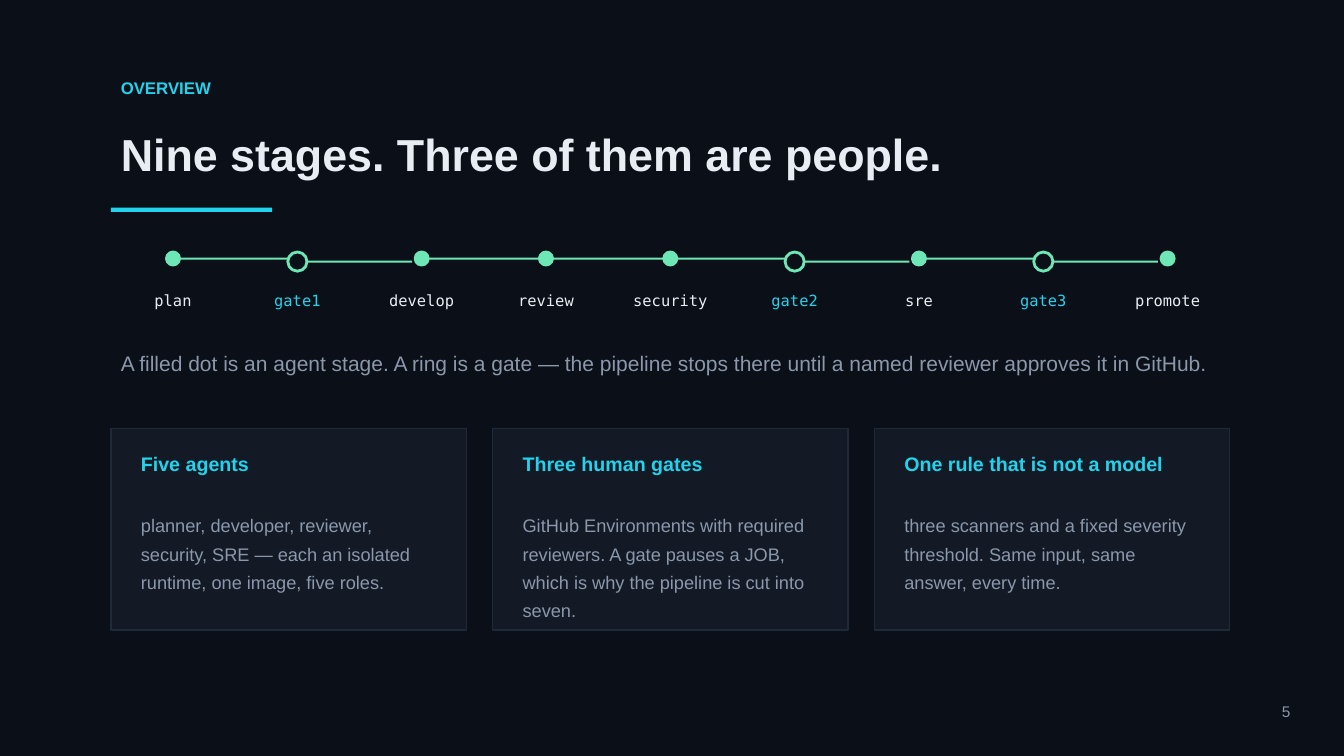
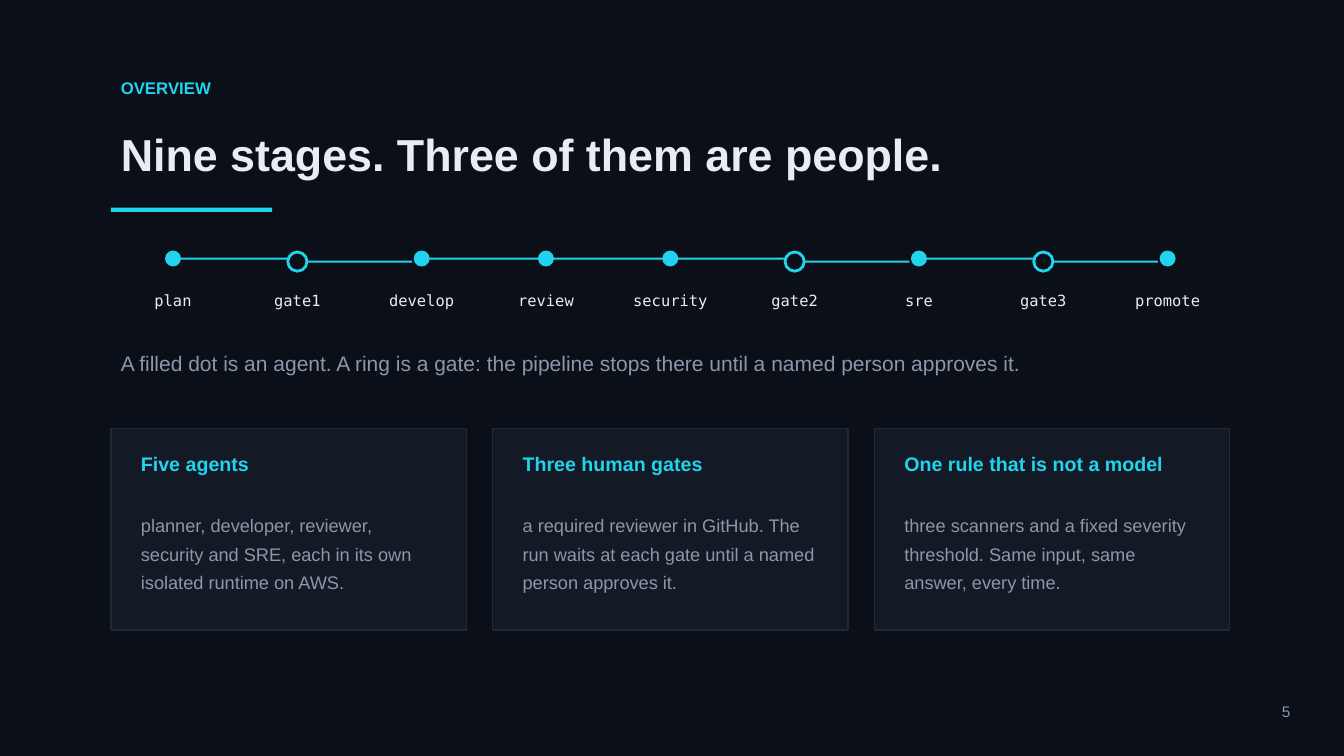
Before and after one commit to mohamedsorour1998/technical-presentations, a slide deck: slide 5 of talks/devops-hackathon-final/pitch/TheAgentOrg-Final.pptx. Drawn at 1344x756 pixels with LibreOffice and Linux fonts; fonts in the diff are those of the drawing. Boxes give left, top, right and bottom in pixels: in the first picture for what was removed or moved away, otherwise in the second. Text is boxed around its words. In the diff, an @@ line names an element or a change of style, - is before the commit and + after.

```diff
--- a/talks/devops-hackathon-final/pitch/TheAgentOrg-Final.pptx
+++ b/talks/devops-hackathon-final/pitch/TheAgentOrg-Final.pptx
@@ outline #6EE7B7 2 pt to #22D3EE 2 pt in 3 elements at (287, 252, 307, 271), (785, 252, 805, 271), (1034, 252, 1054, 271) @@
@@ fill #6EE7B7 to #22D3EE in 8 elements at (179, 258, 290, 260), (307, 260, 411, 262), (429, 258, 539, 260), (553, 258, 663, 260), (677, 258, 787, 260), (805, 260, 909, 262), (926, 258, 1036, 260), (1054, 260, 1158, 262) @@
@@ fill #6EE7B7 to #22D3EE; outline #6EE7B7 2 pt to #22D3EE 2 pt in 6 elements at (166, 252, 179, 265), (415, 252, 429, 265), (539, 252, 553, 265), (663, 252, 677, 265), (912, 252, 926, 265), (1162, 252, 1175, 265) @@
@@ text colour #22D3EE to #E8ECF3 in 3 elements at (274, 294, 320, 310), (771, 294, 817, 310), (1020, 294, 1066, 310) @@
@@ text at (121, 356, 1019, 375): text changed @@
-A filled dot is an agent stage. A ring is a gate — the pipeline stops there until a named reviewer approves it in GitHub.
+A filled dot is an agent. A ring is a gate: the pipeline stops there until a named person approves it.
@@ text at (141, 519, 411, 589): text changed @@
-planner, developer, reviewer, security, SRE — each an isolated runtime, one image, five roles.
+planner, developer, reviewer, security and SRE, each in its own isolated runtime on AWS.
@@ text at (523, 519, 815, 593): text changed @@
-GitHub Environments with required reviewers. A gate pauses a JOB, which is why the pipeline is cut into seven.
+a required reviewer in GitHub. The run waits at each gate until a named person approves it.
```
Also in this commit, not shown: 14 other slides changed, 3 other files.
